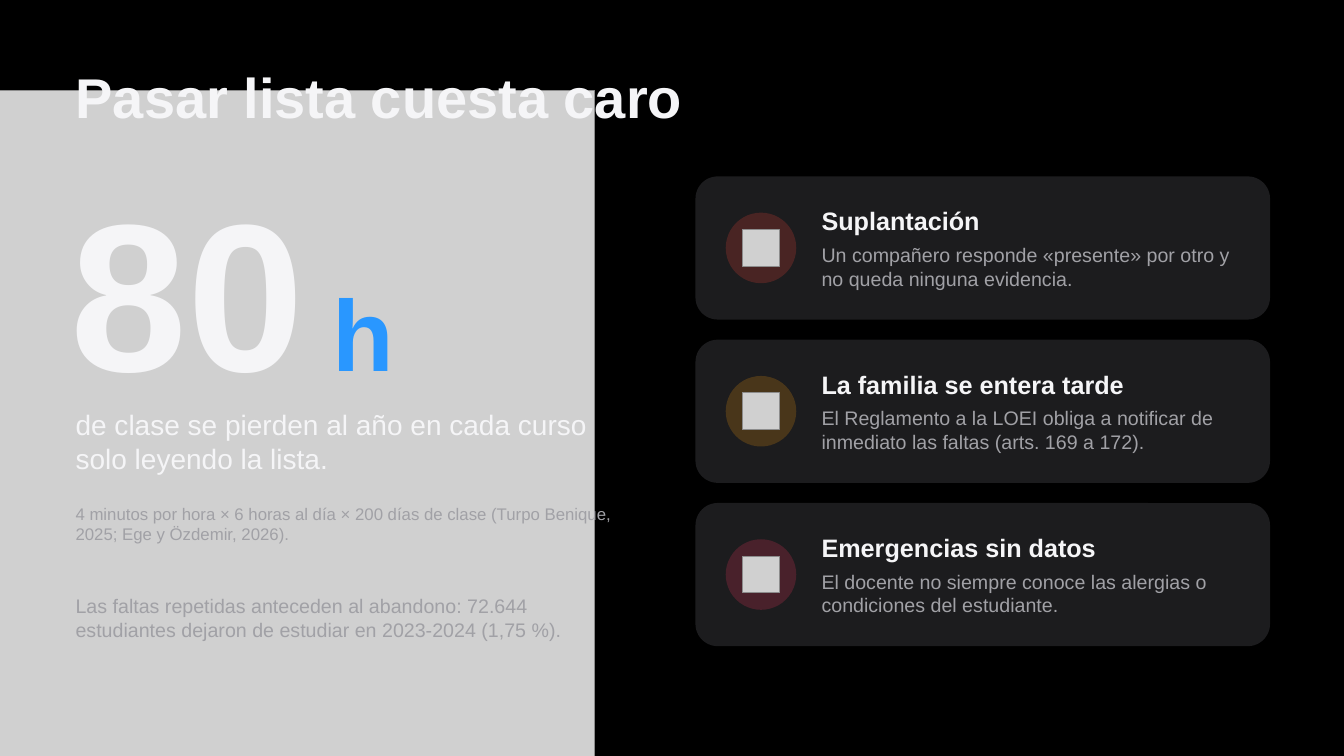
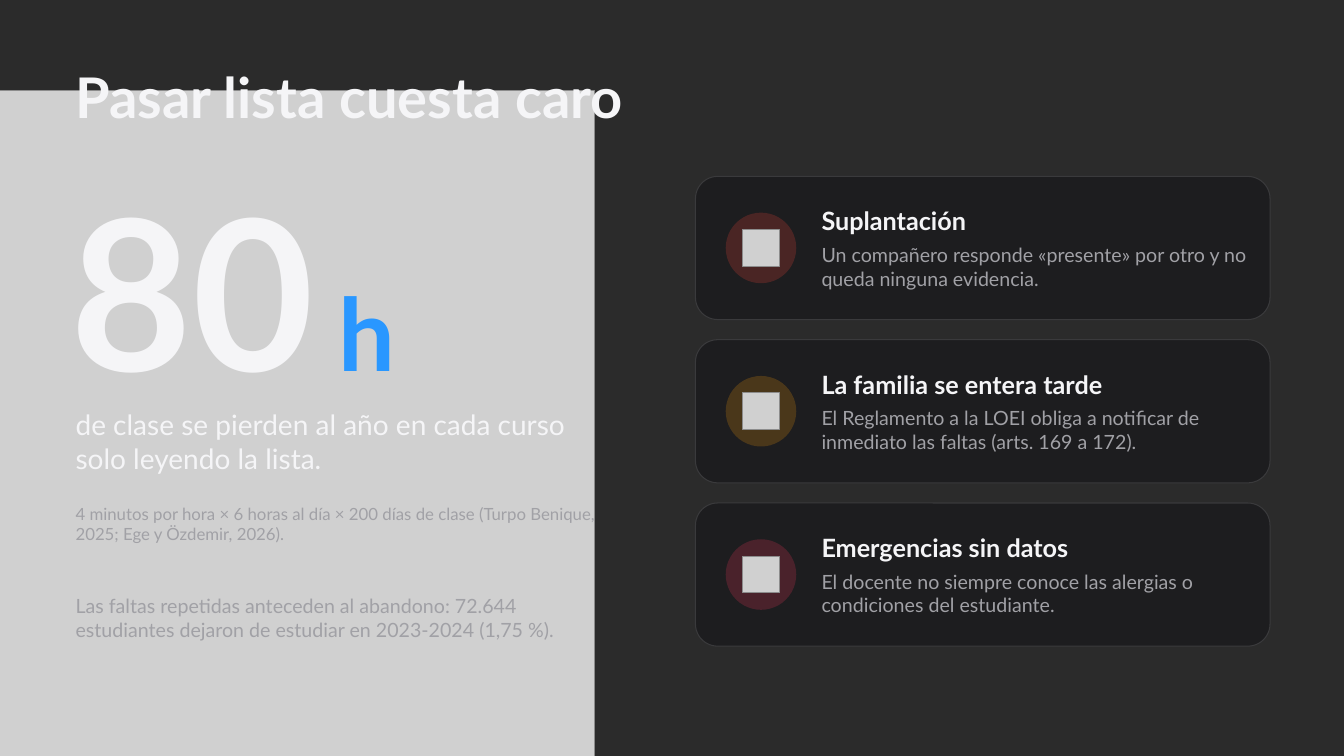
Before and after one commit to danielh121220-cmd/N.A.V.I., a slide deck: slide 2 of docs/NAVI_Presentacion_Killtronic.pptx. Drawn at 1344x756 pixels with LibreOffice and Linux fonts; fonts in the diff are those of the drawing; grey boxes stand for pictures; background and template pictures are left out; a plain dark background stands for a picture behind light text. Boxes give left, top, right and bottom in pixels: in the first picture for what was removed or moved away, otherwise in the second. Text is boxed around its words. In the diff, an @@ line names an element or a change of style, - is before the commit and + after.

```diff
--- a/docs/NAVI_Presentacion_Killtronic.pptx
+++ b/docs/NAVI_Presentacion_Killtronic.pptx
@@ background #000000 to picture (left out) @@
@@ fill #1C1C1E to #1C1C1E at 88% opacity; outline none to #3A3A3C 0.75 pt in 3 elements at [696,176,1270,320], [696,340,1270,483], [696,503,1270,646] @@
@@ font Arial to Lato in 11 elements at [76,69,623,128], [71,164,396,416], [76,408,565,475], [76,508,594,543], [76,599,523,640], [822,211,967,235], [822,247,1246,290], [822,375,1102,394], [822,410,1199,452], [822,538,1069,562], [822,574,1193,612] @@
```
Also in this commit, not shown: 10 other slides changed, 33 other files.
